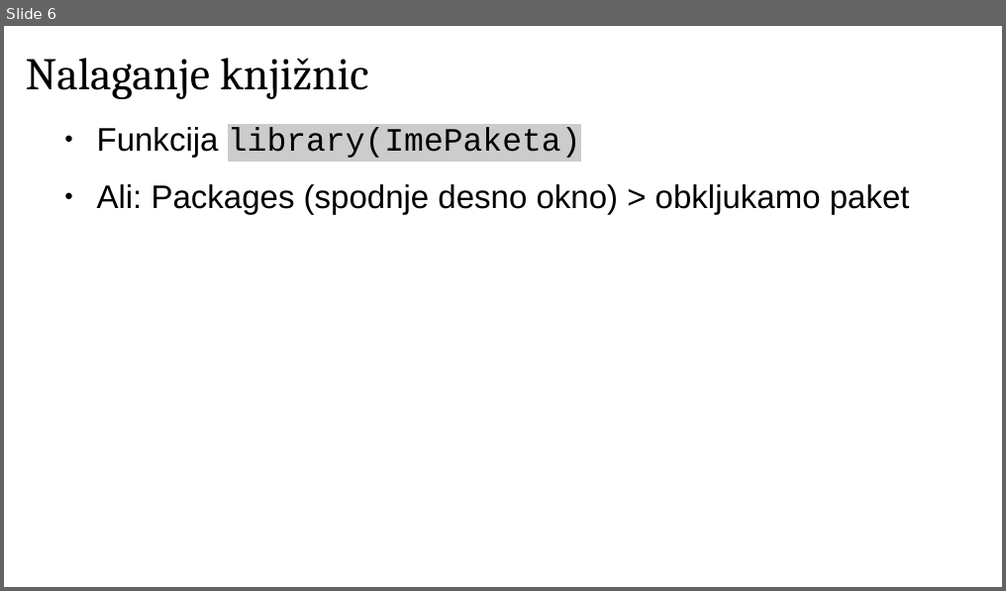
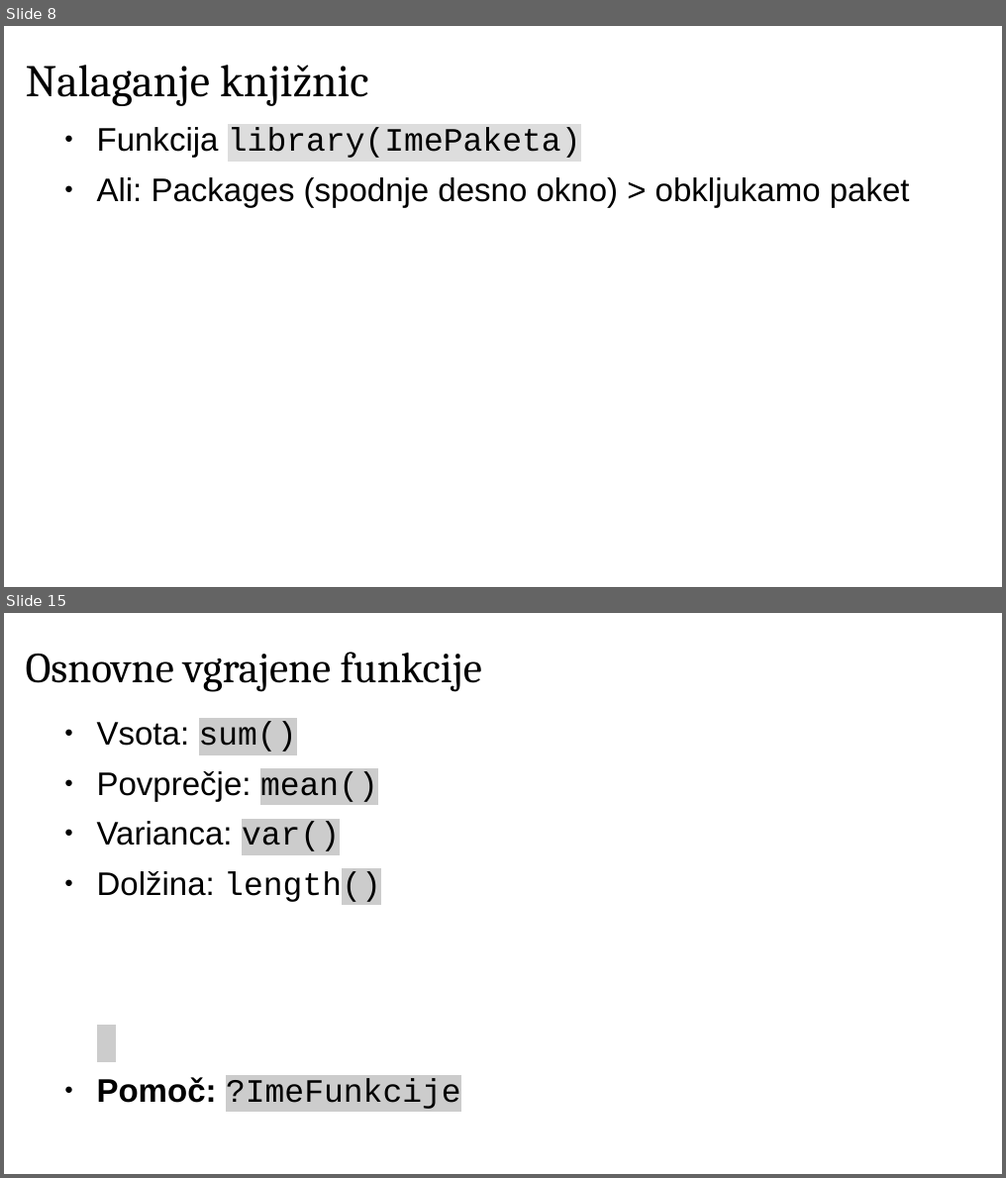
Before and after one commit to janaobsteter/Genotype_CODES, a slide deck: IT_Rtecaj.odp. Shown one above the other, each under a label of ours: slide 6 before the commit, slides 8 and 15 after it; the slides between them are not shown. The pictures are 1006x591 and 1006x1178 pixels, drawn with LibreOffice and Linux fonts; fonts in the diff are those of the drawing. Boxes give left, top, right and bottom in pixels: in the first picture for what was removed or moved away, otherwise in the second. Text is boxed around its words. In the diff, an @@ line names an element or a change of style, - is before the commit and + after.

```diff
--- a/IT_Rtecaj.odp
+++ b/IT_Rtecaj.odp
@@ slide 15 added at [4,613,1002,1174], background #FFFFFF @@
@@ title added at [26,652,482,692], 34 pt, text #000000 @@
+Osnovne vgrajene funkcije
@@ text added at [97,721,461,1109], 26 pt, text #000000 @@
+● Vsota: sum()
+● Povprečje: mean()
+● Varianca: var()
+● Dolžina: length()
+● Pomoč: ?ImeFunkcije
@@ what was slide 6 is now slide 8 @@
@@ slide 8 changed as well @@
@@ title "Nalaganje knjižnic": place and size @@
-title "Nalaganje knjižnic" at [26,58,368,99]
+title "Nalaganje knjižnic" at [26,65,368,106]
@@ text "Funkcija library(ImePaketa)" at [97,127,910,207]: highlight #CCCCCC to #DDDDDD in "library(ImePaketa)"; less space between paragraphs @@
```
Also in this commit, not shown: 3 other slides changed, 11 other slides added, 1 slide removed, 2 other files.
